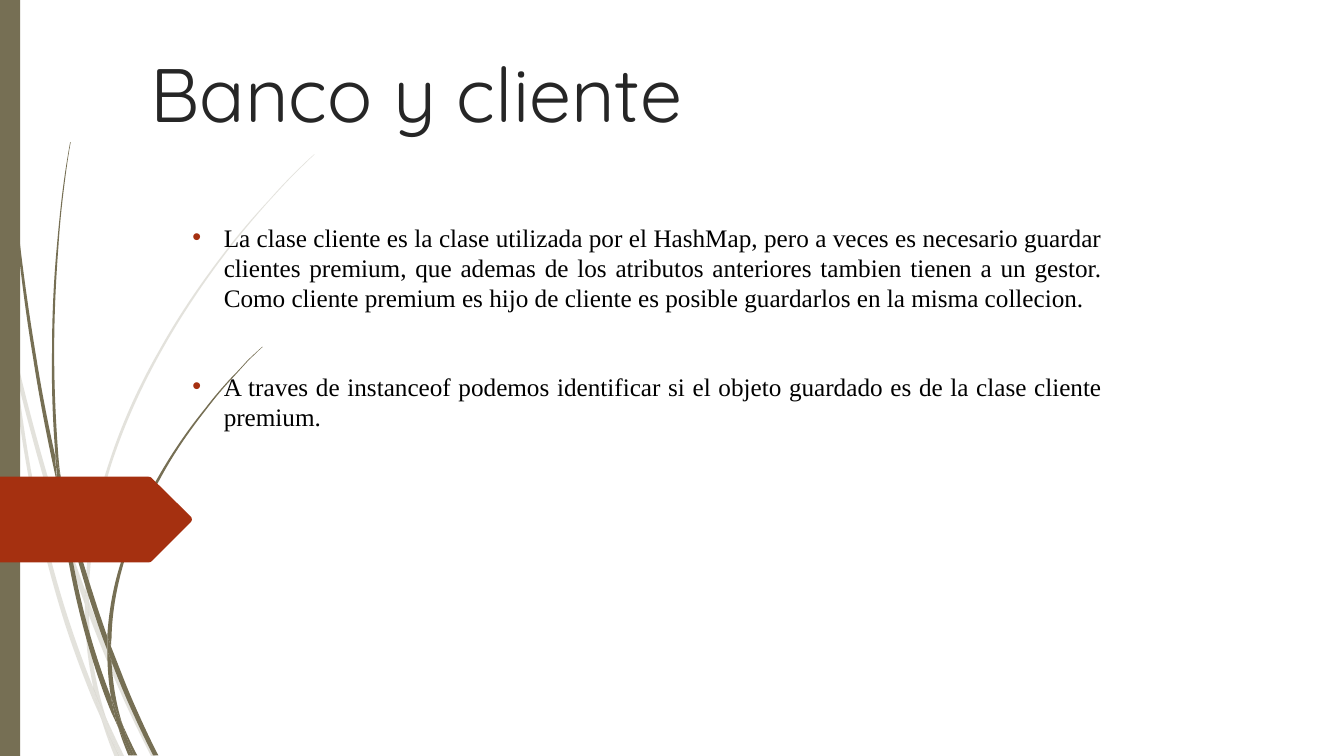
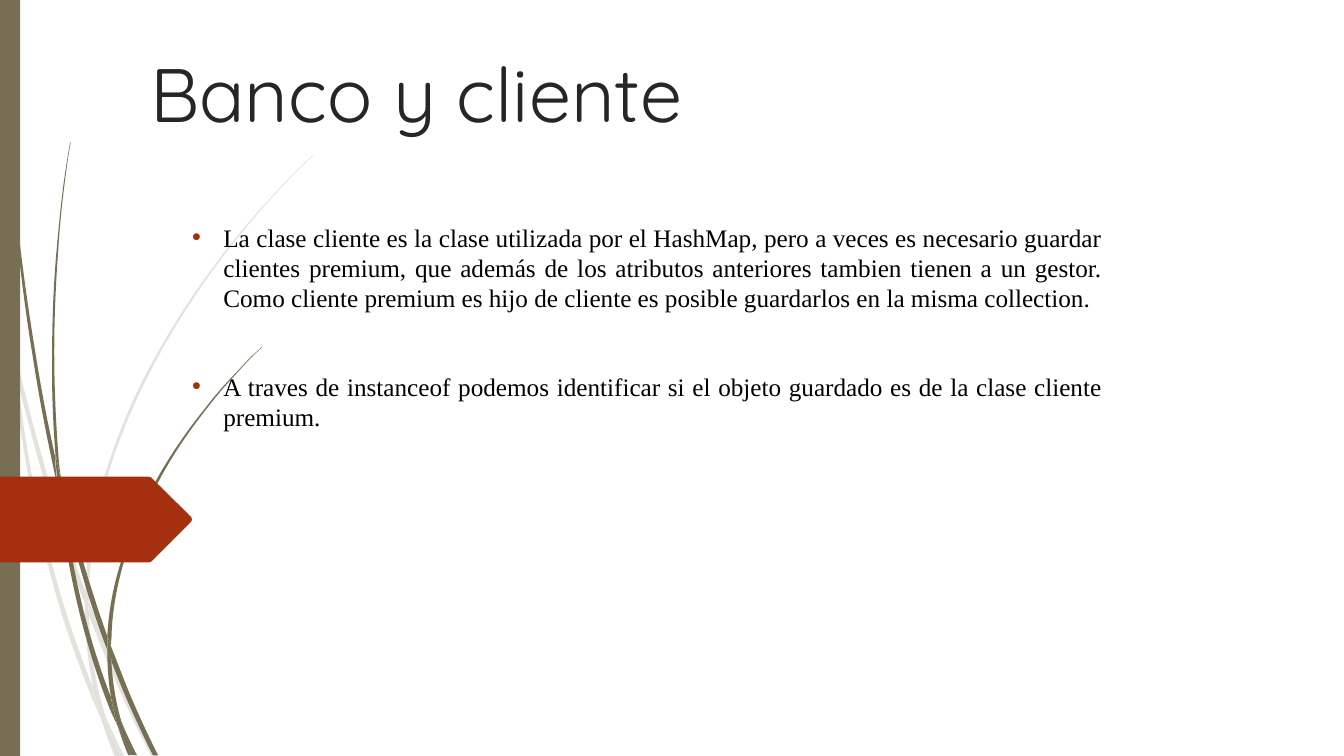
Before and after one commit to LordHansTopo/PrcGrpIDD, a slide deck: slide 6 of Banco de Inversiones.ppt. Drawn at 1344x756 pixels with LibreOffice and Linux fonts; fonts in the diff are those of the drawing; background and template pictures are left out. Boxes give left, top, right and bottom in pixels: in the first picture for what was removed or moved away, otherwise in the second. Text is boxed around its words. In the diff, an @@ line names an element or a change of style, - is before the commit and + after.

```diff
--- a/Banco de Inversiones.ppt
+++ b/Banco de Inversiones.ppt
@@ text at [223, 229, 1101, 313]: text changed @@
-• La clase cliente es la clase utilizada por el HashMap, pero a veces es necesario guardar clientes premium, que ademas de los atributos anteriores tambien tienen a un gestor. Como cliente premium es hijo de cliente es posible guardarlos en la misma collecion.
+• La clase cliente es la clase utilizada por el HashMap, pero a veces es necesario guardar clientes premium, que además de los atributos anteriores tambien tienen a un gestor. Como cliente premium es hijo de cliente es posible guardarlos en la misma collection.
@@ outline redrawn in 13 elements at [14, 348, 86, 603], [11, 353, 102, 719], [86, 154, 314, 600], [3, 0, 57, 485], [111, 646, 158, 755], [57, 481, 118, 726], [55, 452, 64, 509], [107, 347, 262, 646], [107, 650, 122, 724], [111, 696, 134, 755], [89, 600, 155, 756], [123, 724, 137, 756], [118, 727, 131, 755] @@
```
Also in this commit, not shown: 11 other slides changed.
